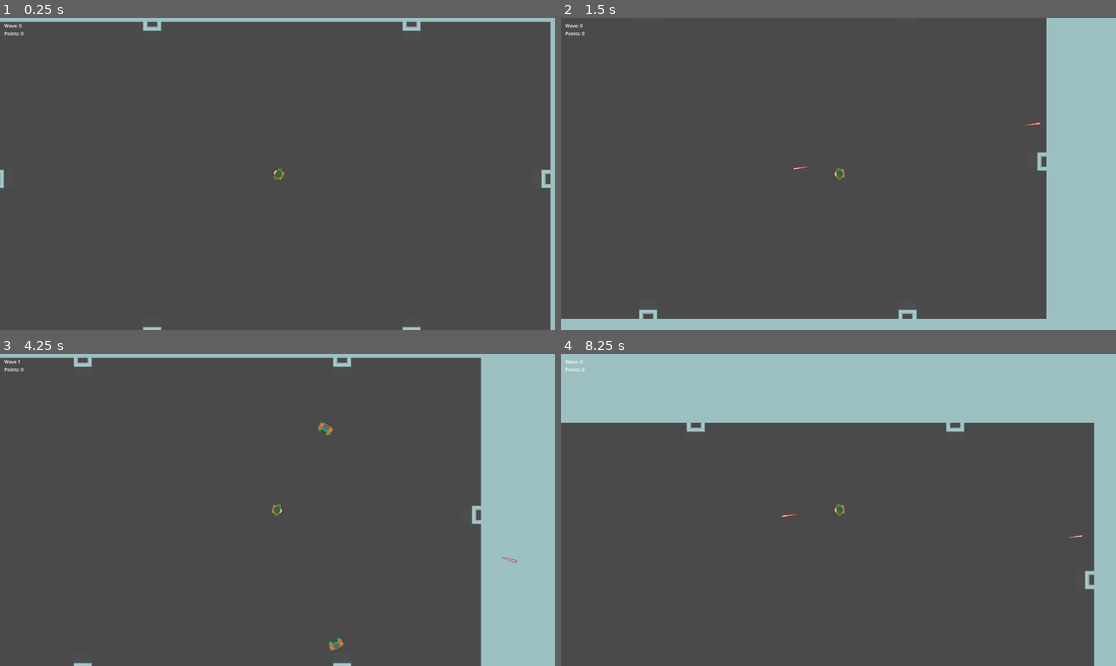
Above: before the commit, frames 1-4 (two rows, left to right).
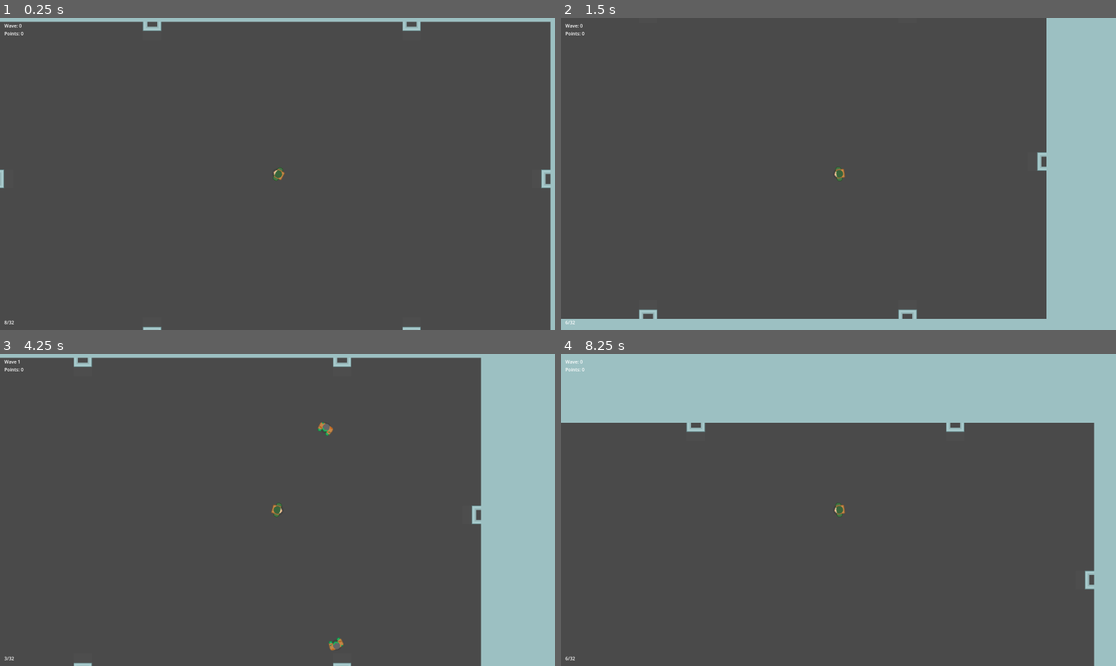
Above: after the commit, the same moments.

Repository: JustinDMS/wave-survival
Game: Godot game, scene res://main.tscn
Same seed, same stepped clock (60 frames per second), same inputs: the game is played once before the commit and once after it.
Inputs (mouse positions are in pixels of both pictures, inside the frame that each line leads up to):
- Up to frame 1 (0.25 s): no input
- Up to frame 2 (1.5 s): tap Enter at 0.5 s; move the mouse to (960, 158) at 0.52 s; hold D (move_right) 0.53-1.28 s; click (960, 158) at 0.6 s; move the mouse to (727, 189) at 1.27 s; hold S (move_down) from 1.28 s (still down); click (727, 189) at 1.35 s
- Up to frame 3 (4.25 s): move the mouse to (333, 441) at 2.02 s; release S (move_down) at 2.03 s; hold D (move_right) 2.03-2.78 s; click (333, 441) at 2.1 s; move the mouse to (249, 572) at 2.77 s; hold W (move_up) 2.78-3.53 s; click (249, 572) at 2.85 s; move the mouse to (444, 556) at 3.52 s; hold A (move_left) from 3.53 s (still down); click (444, 556) at 3.6 s; tap R (reload, bound only after the commit) at 4.15 s
- Up to frame 4 (8.25 s): move the mouse to (672, 463) at 4.27 s; click (672, 463) at 4.35 s; move the mouse to (866, 510) at 5.02 s; release A (move_left) at 5.03 s; hold S (move_down) 5.03-5.78 s; click (866, 510) at 5.1 s; move the mouse to (755, 432) at 5.77 s; hold D (move_right) 5.78-6.5 s; click (755, 432) at 5.85 s; click "Play Again" at 6.5 s; tap Space at 7.25 s; move the mouse to (960, 494) at 7.27 s; hold W (move_up) 7.28-8.03 s; click (960, 494) at 7.35 s; move the mouse to (727, 525) at 8.02 s; hold D (move_right) from 8.03 s (still down); click (727, 525) at 8.1 s

The runs differ from the first frame. In frame 1, less than 0.1% of the frame differs, in the area x 0-3%, y 96-99%; in frame 2, less than 0.1%; in frame 3, less than 0.1%; in frame 4, less than 0.1%, in the area x 0-94%, y 51-99%.
Error after the commit: Invalid call. Nonexistent function 'playModified' in base 'Node (audio_manager.gd)'. (res://Mechanics/Projectile/base_projectile.gd:31)

Commit message:
Added Ammo Component
- Weapons now take an ammo component to keep track of its clip, ammo reserves, etc
- HUD displays clip and ammo

Diff:
--- a/HUD/hud.gd
+++ b/HUD/hud.gd
@@ -4,6 +4,7 @@
 
 @export var wave_label : Label
 @export var points_label : Label
+@export var ammo_label : Label
 
 
 func setWaveLabel(wave : int) -> void:
@@ -12,6 +13,10 @@
 
 func setPointsLabel(points : int) -> void:
 	points_label.set_text("Points: " + str(points))
+
+
+func setAmmoLabel(current_clip : int, current_ammo : int) -> void:
+	ammo_label.set_text(str(current_clip) + "/" + str(current_ammo))
 
 
 func playAgain():
--- a/HUD/hud.tscn
+++ b/HUD/hud.tscn
@@ -2,7 +2,7 @@
 
 [ext_resource type="Script" path="res://HUD/hud.gd" id="1_qcqy8"]
 
-[node name="HUD" type="Control" node_paths=PackedStringArray("wave_label", "points_label")]
+[node name="HUD" type="Control" node_paths=PackedStringArray("wave_label", "points_label", "ammo_label")]
 custom_minimum_size = Vector2(1920, 1080)
 layout_mode = 3
 anchors_preset = 15
@@ -14,6 +14,7 @@
 script = ExtResource("1_qcqy8")
 wave_label = NodePath("MarginContainer/VBoxContainer/Wave")
 points_label = NodePath("MarginContainer/VBoxContainer/Points")
+ammo_label = NodePath("MarginContainer/VBoxContainer/VBoxContainer/Ammo")
 
 [node name="MarginContainer" type="MarginContainer" parent="."]
 layout_mode = 1
@@ -30,7 +31,7 @@
 [node name="VBoxContainer" type="VBoxContainer" parent="MarginContainer"]
 layout_mode = 2
 size_flags_horizontal = 0
-size_flags_vertical = 0
+alignment = 2
 
 [node name="Wave" type="Label" parent="MarginContainer/VBoxContainer"]
 layout_mode = 2
@@ -39,3 +40,12 @@
 [node name="Points" type="Label" parent="MarginContainer/VBoxContainer"]
 layout_mode = 2
 text = "Points: 0"
+
+[node name="VBoxContainer" type="VBoxContainer" parent="MarginContainer/VBoxContainer"]
+layout_mode = 2
+size_flags_vertical = 3
+alignment = 2
+
+[node name="Ammo" type="Label" parent="MarginContainer/VBoxContainer/VBoxContainer"]
+layout_mode = 2
+text = "0/0"
--- /dev/null
+++ b/Mechanics/Ammo/ammo_component.gd
@@ -0,0 +1,68 @@
+extends Node2D
+
+signal changed(current_clip : int, current_ammo : int)
+
+@export var ammo_capacity : int = 1
+@export var clip_capacity : int = 1
+@export var ammo_per_shot : int = 1
+@export var reload_time : float = 1.0
+@export var timer : Timer
+
+@onready var current_ammo : int = ammo_capacity
+@onready var current_clip : int = clip_capacity
+
+var is_reloading : bool = false
+
+
+# Updates HUD when first spawned
+func _ready():
+	ammoChanged()
+
+
+func consumeAmmo() -> void:
+	current_clip -= ammo_per_shot
+	if current_clip < 1:
+		reload()
+	ammoChanged()
+
+
+func reload() -> void:
+	# Remaining ammo for reloading with a partially empty clip
+	var remaining := clip_capacity - current_clip
+
+	# No Ammo
+	if current_ammo < 1:
+		print("No ammo!")
+		return
+
+	# Only enough ammo to partially reload
+	elif current_ammo < remaining:
+		current_clip += current_ammo
+		current_ammo = 0
+
+	# Enough ammo to fully reload
+	else:
+		current_ammo -= remaining
+		current_clip = clip_capacity
+
+	startReloadTimer()
+
+
+func canFire() -> bool:
+	if current_clip >= ammo_per_shot and not is_reloading:
+		return true
+	return false
+
+
+func ammoChanged() -> void:
+	emit_signal("changed", current_clip, current_ammo)
+
+
+func startReloadTimer() -> void:
+	is_reloading = true
+	timer.start(reload_time)
+
+
+func doneReloading():
+	ammoChanged()
+	is_reloading = false
--- /dev/null
+++ b/Mechanics/Ammo/ammo_component.tscn
@@ -0,0 +1,12 @@
+[gd_scene load_steps=2 format=3 uid="uid://csj8l62ffabdv"]
+
+[ext_resource type="Script" path="res://Mechanics/Ammo/ammo_component.gd" id="1_kl1i6"]
+
+[node name="Ammo Component" type="Node2D" node_paths=PackedStringArray("timer")]
+script = ExtResource("1_kl1i6")
+timer = NodePath("ReloadTimer")
+
+[node name="ReloadTimer" type="Timer" parent="."]
+one_shot = true
+
+[connection signal="timeout" from="ReloadTimer" to="." method="doneReloading"]
--- a/Mechanics/Projectile/base_projectile.gd
+++ b/Mechanics/Projectile/base_projectile.gd
@@ -9,6 +9,7 @@
 @export var stream : AudioStream
 @export var min_pitch : float = 1.0
 @export var max_pitch : float = 1.0
+@export_range(-25.0, 1.0, 0.1) var volume_db = 1.0
 
 var distance_traveled : float = 0.0
 
@@ -27,7 +28,7 @@
 
 
 func playAudio():
-	AudioManager.playRandomPitch(stream, min_pitch, max_pitch)
+	AudioManager.playModified(stream, min_pitch, max_pitch, volume_db)
 
 
 func projectileHit(_area):
--- /dev/null
+++ b/Mechanics/Projectile/small_bullet.tscn
@@ -0,0 +1,30 @@
+[gd_scene load_steps=6 format=3 uid="uid://qq85qk0276wm"]
+
+[ext_resource type="Script" path="res://Mechanics/Projectile/base_projectile.gd" id="1_8po7y"]
+[ext_resource type="AudioStream" uid="uid://jpjcx0cwchkh" path="res://Assets/SFX/bullet_1.wav" id="2_labjy"]
+[ext_resource type="Texture2D" uid="uid://bksfd5ljgitx7" path="res://Assets/bullet.png" id="2_vbana"]
+[ext_resource type="PackedScene" path="res://Mechanics/HitDetection/hurtbox_component.tscn" id="3_o5yul"]
+
+[sub_resource type="RectangleShape2D" id="RectangleShape2D_ixlmu"]
+size = Vector2(8.949, 3.378)
+
+[node name="small_bullet" type="Node2D"]
+script = ExtResource("1_8po7y")
+projectile_speed = 3000.0
+max_travel_distance = 3000.0
+stream = ExtResource("2_labjy")
+volume_db = -8.0
+
+[node name="Sprite2D" type="Sprite2D" parent="."]
+rotation = 1.5708
+scale = Vector2(0.015, 0.015)
+texture = ExtResource("2_vbana")
+
+[node name="Hurtbox Component" parent="." instance=ExtResource("3_o5yul")]
+collision_layer = 8
+collision_mask = 5
+
+[node name="CollisionShape2D" type="CollisionShape2D" parent="Hurtbox Component"]
+shape = SubResource("RectangleShape2D_ixlmu")
+
+[connection signal="area_entered" from="Hurtbox Component" to="." method="projectileHit"]
--- /dev/null
+++ b/Mechanics/Weapon/pistol.tscn
@@ -0,0 +1,19 @@
+[gd_scene load_steps=4 format=3 uid="uid://ccfs67r2t7bn5"]
+
+[ext_resource type="Script" path="res://Mechanics/Weapon/weapon_component.gd" id="1_ihock"]
+[ext_resource type="PackedScene" uid="uid://qq85qk0276wm" path="res://Mechanics/Projectile/small_bullet.tscn" id="2_pcmyr"]
+[ext_resource type="PackedScene" uid="uid://csj8l62ffabdv" path="res://Mechanics/Ammo/ammo_component.tscn" id="3_e7e3w"]
+
+[node name="Pistol" type="Node2D" node_paths=PackedStringArray("ammo_component")]
+script = ExtResource("1_ihock")
+projectile = ExtResource("2_pcmyr")
+ammo_component = NodePath("Ammo Component")
+
+[node name="Cooldown" type="Timer" parent="."]
+
+[node name="Ammo Component" parent="." instance=ExtResource("3_e7e3w")]
+ammo_capacity = 32
+clip_capacity = 8
+
+[connection signal="timeout" from="Cooldown" to="." method="endCooldown"]
+[connection signal="changed" from="Ammo Component" to="." method="ammoChanged"]
--- a/Mechanics/Weapon/weapon_component.gd
+++ b/Mechanics/Weapon/weapon_component.gd
@@ -1,28 +1,40 @@
+class_name Weapon
 extends Node2D
+
+signal ammo_changed(current_clip : int, current_ammo : int)
+
+@export var projectile : PackedScene
+@export var ammo_component : Node2D
 
 @export_category("Config")
 @export var use_time : float = 0 # Seconds
 @export_enum("Single", "Scatter") var behavior : int
-@export var scatter_count : int = 5
-@export var scatter : float = 15.0 # Degrees
-@export var projectile : PackedScene
+
+@export_subgroup("Scatter Config")
+@export var scatter_count : int = 1
+@export var scatter : float = 0.0 # Degrees
 
 var can_attack : bool = true
 
 @onready var cooldown_timer = $Cooldown
 
-
 func handle_attack(_event : InputEvent, movement_component) -> void:
 	if not can_attack:
 		return
 
-	if _event.is_action("attack") and _event.is_pressed():
+	if _event.is_action("reload") and _event.is_pressed():
+		ammo_component.reload()
+
+	if _event.is_action("attack") and _event.is_pressed() and ammo_component.canFire():
 		match behavior:
 			# Single
-			0: fireSingle(movement_component)
+			0:
+				fireSingle(movement_component)
 			# Scatter
-			1: fireScatter(movement_component)
+			1:
+				fireScatter(movement_component)
 
+		ammo_component.consumeAmmo()
 		startCooldown()
 
 
@@ -50,3 +62,7 @@
 
 		# Set random rotation for projectile
 		p.rotate(deg_to_rad(randf_range(-scatter/2, scatter/2)))
+
+
+func ammoChanged(current_clip : int, current_ammo : int):
+	emit_signal("ammo_changed", current_clip, current_ammo)
--- a/Mechanics/Weapon/weapon_component.tscn
+++ b/Mechanics/Weapon/weapon_component.tscn
@@ -1,11 +1,9 @@
-[gd_scene load_steps=3 format=3 uid="uid://c378r6ly2dfog"]
+[gd_scene load_steps=2 format=3 uid="uid://c378r6ly2dfog"]
 
 [ext_resource type="Script" path="res://Mechanics/Weapon/weapon_component.gd" id="1_om33y"]
-[ext_resource type="PackedScene" uid="uid://15868fq4j4kp" path="res://Mechanics/Projectile/base_projectile.tscn" id="2_m8fd8"]
 
 [node name="Weapon Component" type="Node2D"]
 script = ExtResource("1_om33y")
-projectile = ExtResource("2_m8fd8")
 
 [node name="Cooldown" type="Timer" parent="."]
 
--- a/Player/player.gd
+++ b/Player/player.gd
@@ -2,13 +2,14 @@
 extends Node2D
 
 signal points_changed(balance : int)
+signal ammo_changed(current_clip : int, current_ammo : int)
 signal player_died
 
 @export var hud : Control
 @export var movement_component : CharacterBody2D
 @export var balance_component : Node2D
 @export var health_component : Node2D
-@export var weapon_component : Node2D
+@export var weapon_component : Weapon
 
 
 func _physics_process(delta):
@@ -28,5 +29,9 @@
 	emit_signal("points_changed", balance)
 
 
+func ammoChanged(current_clip : int, current_ammo : int) -> void:
+	emit_signal("ammo_changed", current_clip, current_ammo)
+
+
 func playerDied():
 	emit_signal("player_died")
--- a/Player/player.tscn
+++ b/Player/player.tscn
@@ -7,7 +7,7 @@
 [ext_resource type="PackedScene" uid="uid://c665dyxqr7oq7" path="res://Mechanics/Balance/balance.tscn" id="4_pclcl"]
 [ext_resource type="Shape2D" uid="uid://5cbyyy80eguh" path="res://Player/player_collision.tres" id="5_8pbsp"]
 [ext_resource type="PackedScene" uid="uid://b2b0lsv8llmqf" path="res://Player/health.tscn" id="5_mhjiv"]
-[ext_resource type="PackedScene" uid="uid://c378r6ly2dfog" path="res://Mechanics/Weapon/weapon_component.tscn" id="8_ifryy"]
+[ext_resource type="PackedScene" uid="uid://ccfs67r2t7bn5" path="res://Mechanics/Weapon/pistol.tscn" id="8_cve46"]
 
 [sub_resource type="CircleShape2D" id="CircleShape2D_dyo22"]
 radius = 26.5
@@ -17,7 +17,7 @@
 movement_component = NodePath("Movement Component")
 balance_component = NodePath("Balance Component")
 health_component = NodePath("Health Component")
-weapon_component = NodePath("Weapon Component")
+weapon_component = NodePath("Pistol")
 
 [node name="Movement Component" type="CharacterBody2D" parent="."]
 motion_mode = 1
@@ -44,8 +44,8 @@
 
 [node name="Health Component" parent="." instance=ExtResource("5_mhjiv")]
 
-[node name="Weapon Component" parent="." instance=ExtResource("8_ifryy")]
-use_time = 0.25
+[node name="Pistol" parent="." instance=ExtResource("8_cve46")]
 
 [connection signal="points_changed" from="Balance Component" to="." method="pointsChanged"]
 [connection signal="dead" from="Health Component" to="." method="playerDied"]
+[connection signal="ammo_changed" from="Pistol" to="." method="ammoChanged"]
--- a/main.tscn
+++ b/main.tscn
@@ -78,6 +78,7 @@
 position = Vector2(34, 549)
 player = NodePath("../../Player")
 
+[connection signal="ammo_changed" from="Player" to="PlayerCamera/HUD" method="setAmmoLabel"]
 [connection signal="player_died" from="Player" to="." method="showGameOver"]
 [connection signal="points_changed" from="Player" to="PlayerCamera/HUD" method="setPointsLabel"]
 [connection signal="points_changed" from="Player" to="PlayerCamera/GameOver" method="setPointsLabel"]
--- a/project.godot
+++ b/project.godot
@@ -52,6 +52,11 @@
 "events": [Object(InputEventMouseButton,"resource_local_to_scene":false,"resource_name":"","device":-1,"window_id":0,"a …(241 unchanged characters)…
 ]
 }
+reload={
+"deadzone": 0.5,
+"events": [Object(InputEventKey,"resource_local_to_scene":false,"resource_name":"","device":-1,"window_id":0,"alt_pressed":false,"shift_pressed":false,"ctrl_pressed":false,"meta_pressed":false,"pressed":false,"keycode":0,"physical_keycode":82,"key_label":0,"unicode":114,"echo":false,"script":null)
+]
+}
 
 [layer_names]
 
